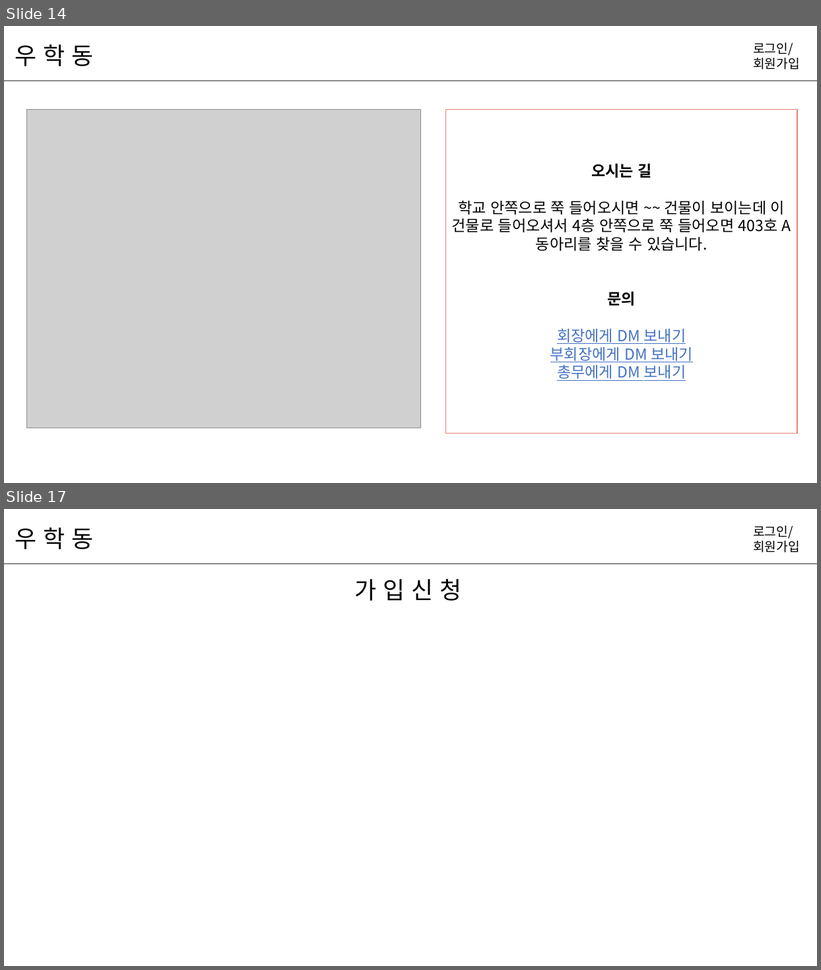
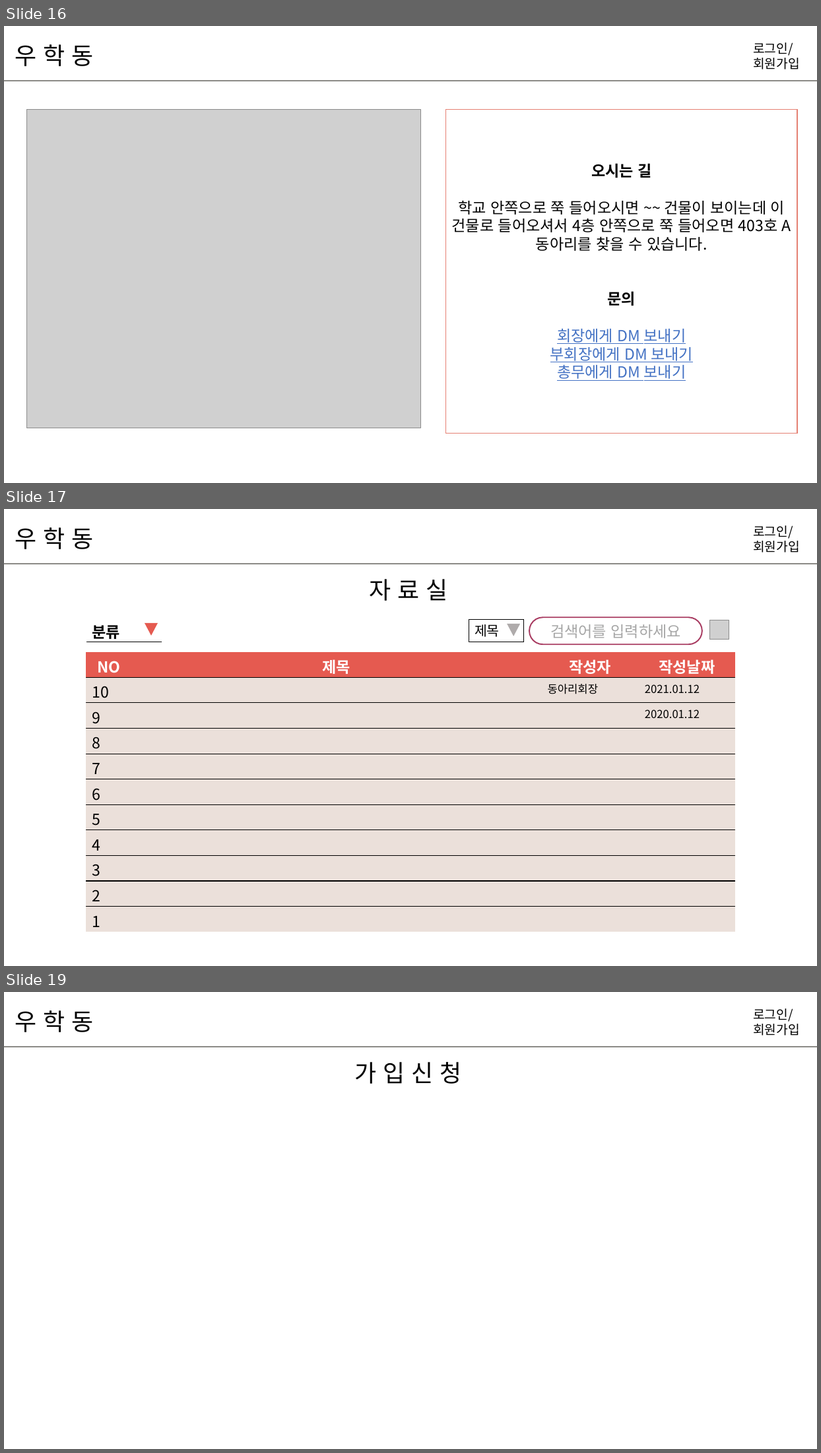
Before and after one commit to hyunniesss/ToyProject, a slide deck: document/와이어프레임/우학동_와이어프레임.pptx. Shown one above the other, each under a label of ours: slides 14 and 17 before the commit, slides 16, 17 and 19 after it; the slides between them are not shown. The pictures are 821x970 and 821x1453 pixels, drawn with LibreOffice and Linux fonts; fonts in the diff are those of the drawing; grey boxes stand for pictures. Boxes give left, top, right and bottom in pixels: in the first picture for what was removed or moved away, otherwise in the second. Text is boxed around its words. In the diff, an @@ line names an element or a change of style, - is before the commit and + after.

```diff
--- a/document/와이어프레임/우학동_와이어프레임.pptx
+++ b/document/와이어프레임/우학동_와이어프레임.pptx
@@ slide 17 added at box(4, 509, 817, 966), background #FFFFFF @@
@@ text added at box(15, 527, 93, 549), 28 pt, text #000000 @@
+우 학 동
@@ text added at box(753, 525, 800, 553), 15 pt, text #000000 @@
+로그인/
+회원가입
@@ line added from (4, 564) to (817, 564), #8B8A86 1.5 pt @@
@@ text added at box(370, 579, 448, 601), 28 pt, text #000000 @@
+자 료 실
@@ table added at box(86, 618, 162, 642), 1 rows, 1 columns @@
+분류
@@ triangle added at box(145, 624, 157, 634), fill #E55A50, outline #E55A50 1 pt @@
@@ rectangle added at box(469, 619, 524, 642), outline #000000 0.75 pt, 16 pt, text #000000 @@
+제목
@@ triangle added at box(508, 625, 519, 635), fill #AFABAB, outline #AFABAB 1 pt @@
@@ rounded rectangle added at box(530, 618, 702, 644), fill #FFFFFF, outline #A83B61 1.5 pt, 18 pt, text #A6A6A6 @@
+검색어를 입력하세요
@@ picture added at box(710, 620, 729, 640) @@
@@ table added at box(86, 652, 735, 932), 11 rows, 4 columns @@
+NO | 제목 | 작성자 | 작성날짜
+10 |  | 동아리회장 | 2021.01.12
+9 |  |  | 2020.01.12
+8 |  |  | 
+7 |  |  | 
+6 |  |  | 
+5 |  |  | 
+4 |  |  | 
+3 |  |  | 
+2 |  |  | 
+1 |  |  | 
@@ what was slide 14 is now slide 16 @@
@@ what was slide 17 is now slide 19 @@
```
Also in this commit, not shown: 3 slides changed, 3 other slides added.
